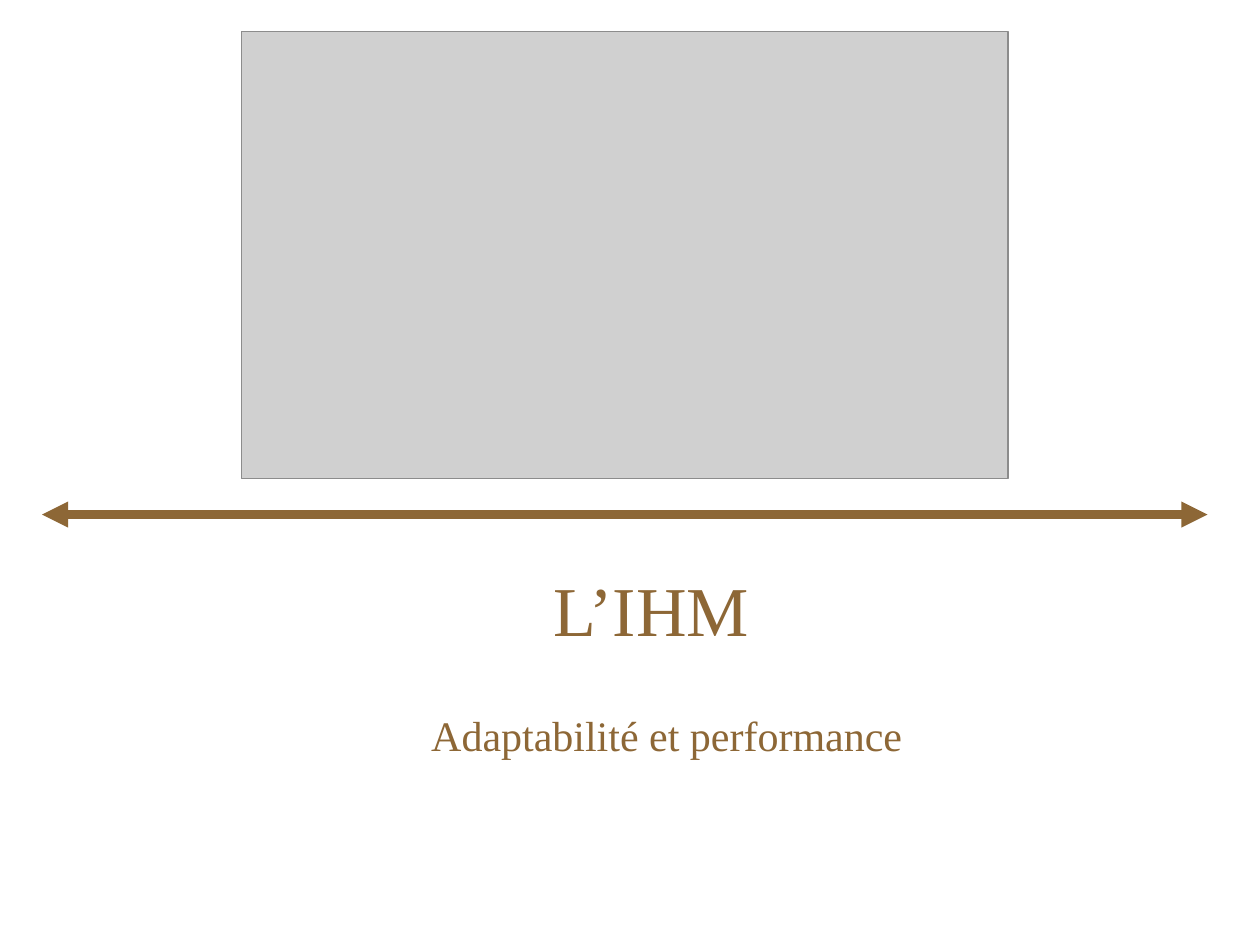
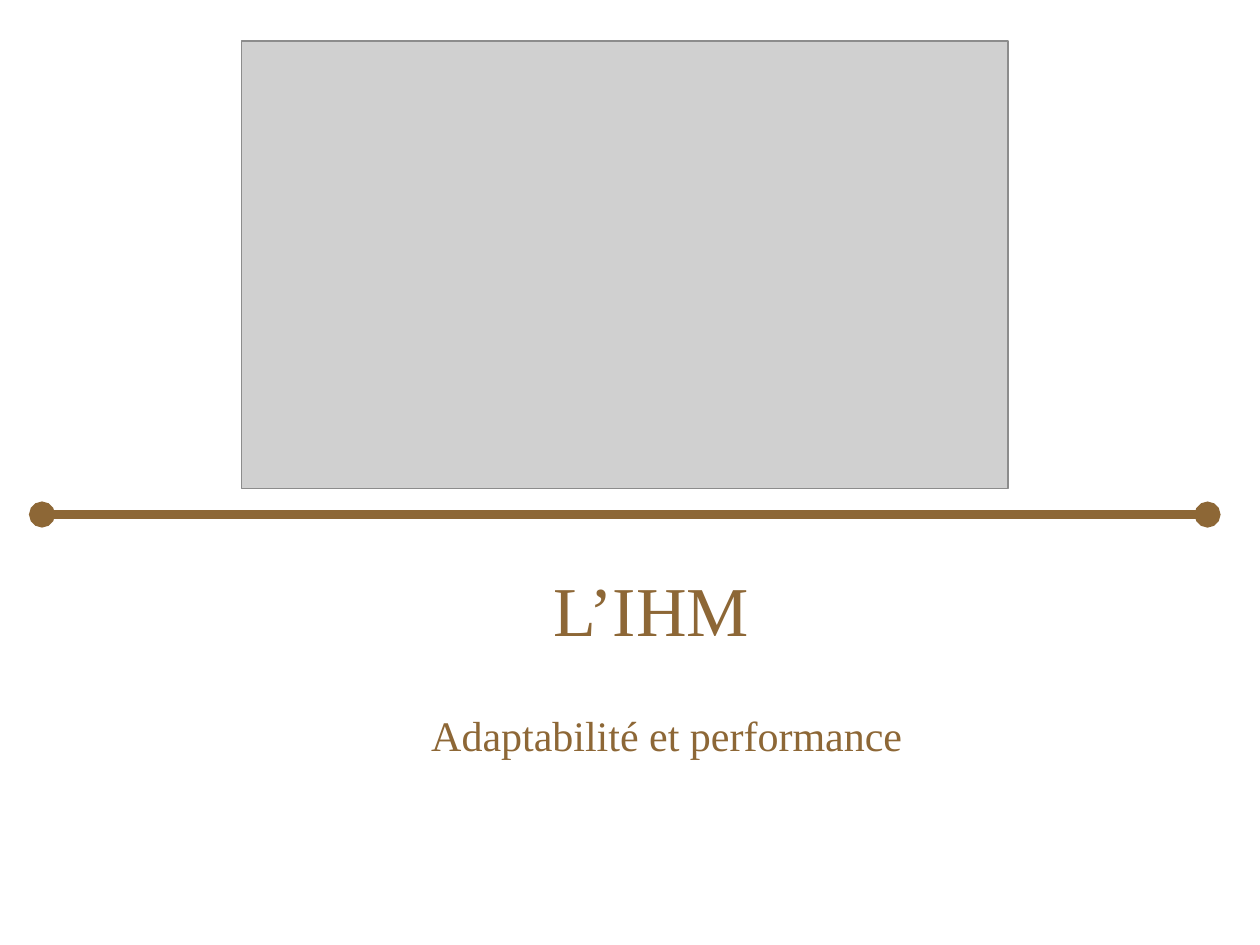
Before and after one commit to bryan-brancotte/projetgl-2008, a slide deck: slide 8 of doc/Soutenance/iGo_Soutenance_Bryan.ppt. Drawn at 1260x945 pixels with LibreOffice and Linux fonts; fonts in the diff are those of the drawing; grey boxes stand for pictures. Boxes give left, top, right and bottom in pixels: in the first picture for what was removed or moved away, otherwise in the second. Text is boxed around its words. In the diff, an @@ line names an element or a change of style, - is before the commit and + after.

```diff
--- a/doc/Soutenance/iGo_Soutenance_Bryan.ppt
+++ b/doc/Soutenance/iGo_Soutenance_Bryan.ppt
@@ picture: place and size @@
-picture at (242,32,1008,479)
+picture at (242,42,1008,489)
@@ double arrow (42, 514) - (1207, 514): arrowheads changed @@
```
Also in this commit, not shown: 7 other slides changed, 1 slide added, 3 other files.
